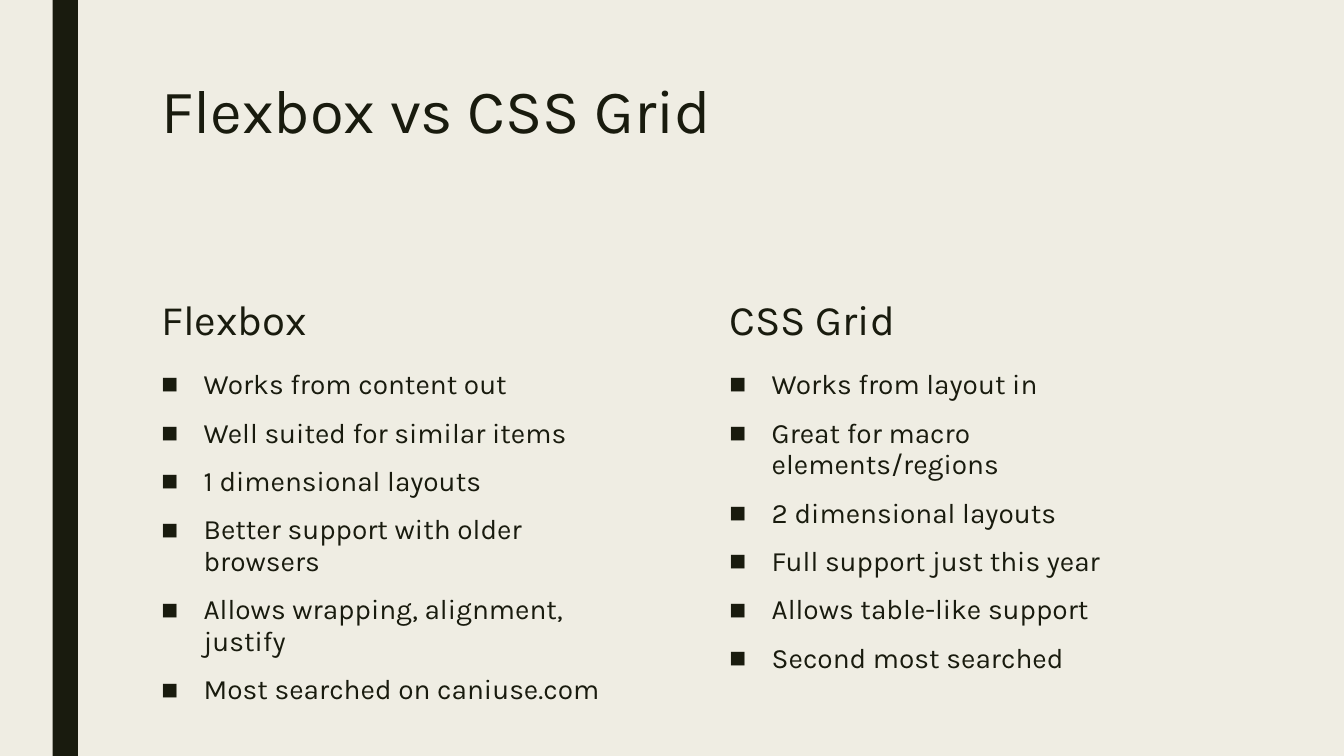
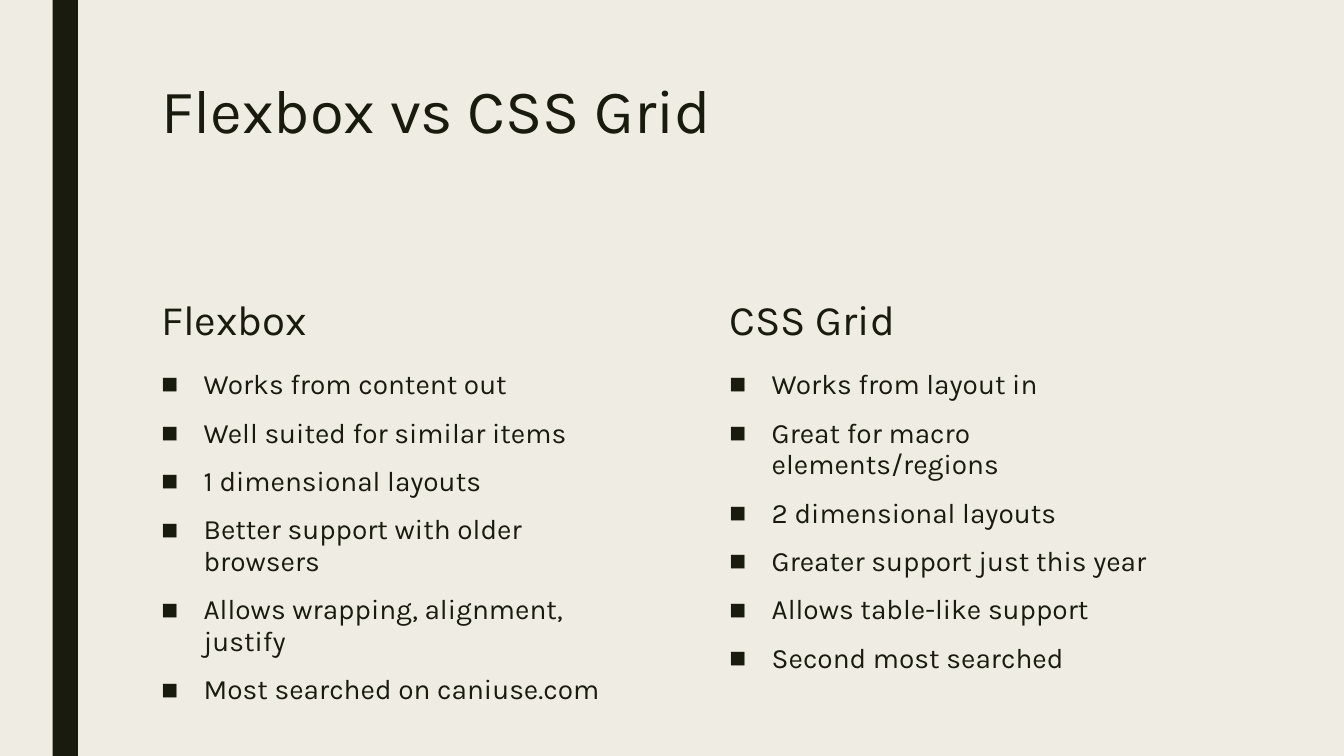
Before and after one commit to shellwe/Flexbox_Grid, a slide deck: slide 3 of Flexbox and Grid.pptx. Drawn at 1344x756 pixels with LibreOffice and Linux fonts; fonts in the diff are those of the drawing. Boxes give left, top, right and bottom in pixels: in the first picture for what was removed or moved away, otherwise in the second. Text is boxed around its words. In the diff, an @@ line names an element or a change of style, - is before the commit and + after.

Commit message:
updated powerpoint

```diff
--- a/Flexbox and Grid.pptx
+++ b/Flexbox and Grid.pptx
@@ text at (772, 551, 1146, 578): text changed @@
-■ Full support just this year
+■ Greater support just this year
```
Also in this commit, not shown: 1 other slide changed.
